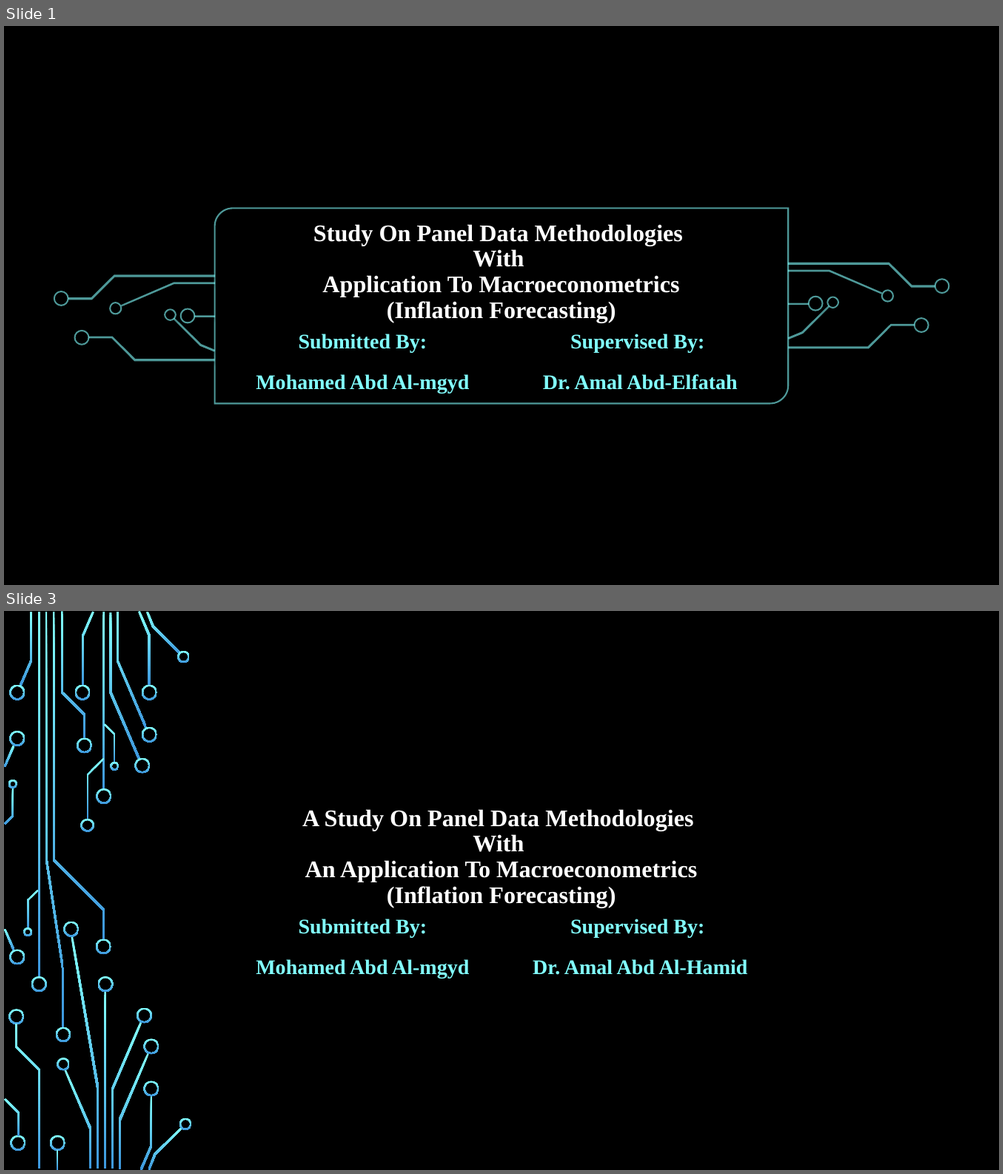
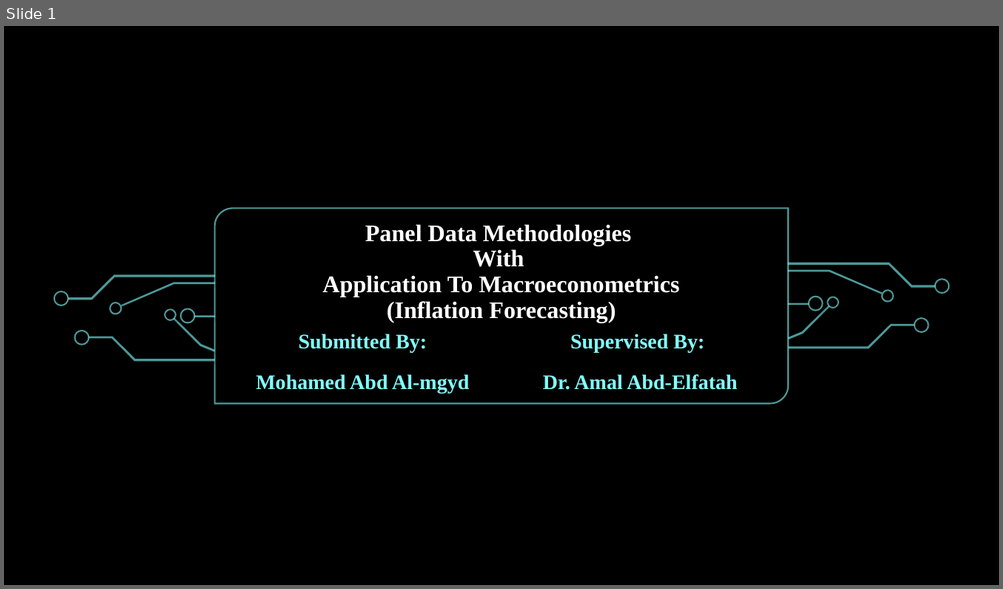
Before and after one commit to MohamedataS/Inflation-Forecasting-PanelModels, a slide deck: 07-Report/Presentation.pptx. Shown one above the other, each under a label of ours: slides 1 and 3 before the commit, slide 1 after it; the slides between them are not shown. The pictures are 1003x1174 and 1003x589 pixels, drawn with LibreOffice and Linux fonts; fonts in the diff are those of the drawing; background and template pictures are left out. Boxes give left, top, right and bottom in pixels: in the first picture for what was removed or moved away, otherwise in the second. Text is boxed around its words. In the diff, an @@ line names an element or a change of style, - is before the commit and + after.

```diff
--- a/07-Report/Presentation.pptx
+++ b/07-Report/Presentation.pptx
@@ slide 3 removed at [4, 611, 999, 1170], background picture (left out); not listed: 20 template elements that a slide beside it also shows @@
@@ title removed at [302, 809, 697, 908] @@
-A Study On Panel Data Methodologies
-With
-An Application To Macroeconometrics
-(Inflation Forecasting)
@@ subtitle removed at [256, 919, 748, 978] @@
-Submitted By:
-Mohamed Abd Al-mgyd
-Supervised By:
-Dr. Amal Abd Al-Hamid
@@ group removed at [8, 612, 192, 1169]: 34 freeform shapes @@
@@ slide 1 changed as well @@
@@ title at [322, 224, 680, 323]: text changed @@
-Study On Panel Data Methodologies
-With
-Application To Macroeconometrics
-(Inflation Forecasting)
+Panel Data Methodologies
+With
+Application To Macroeconometrics
+(Inflation Forecasting)
```
Also in this commit, not shown: 24 slides added, 9 other files.
